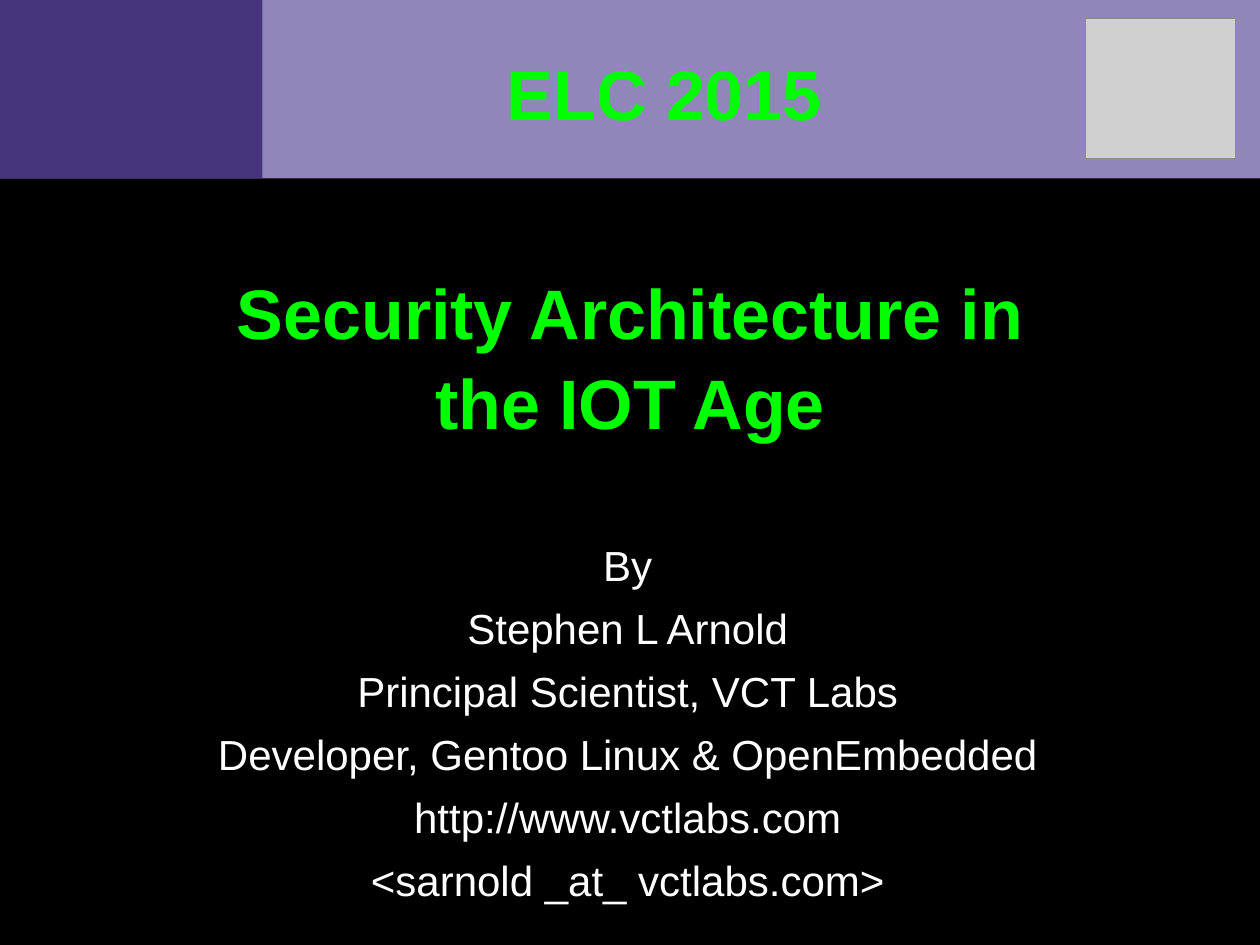
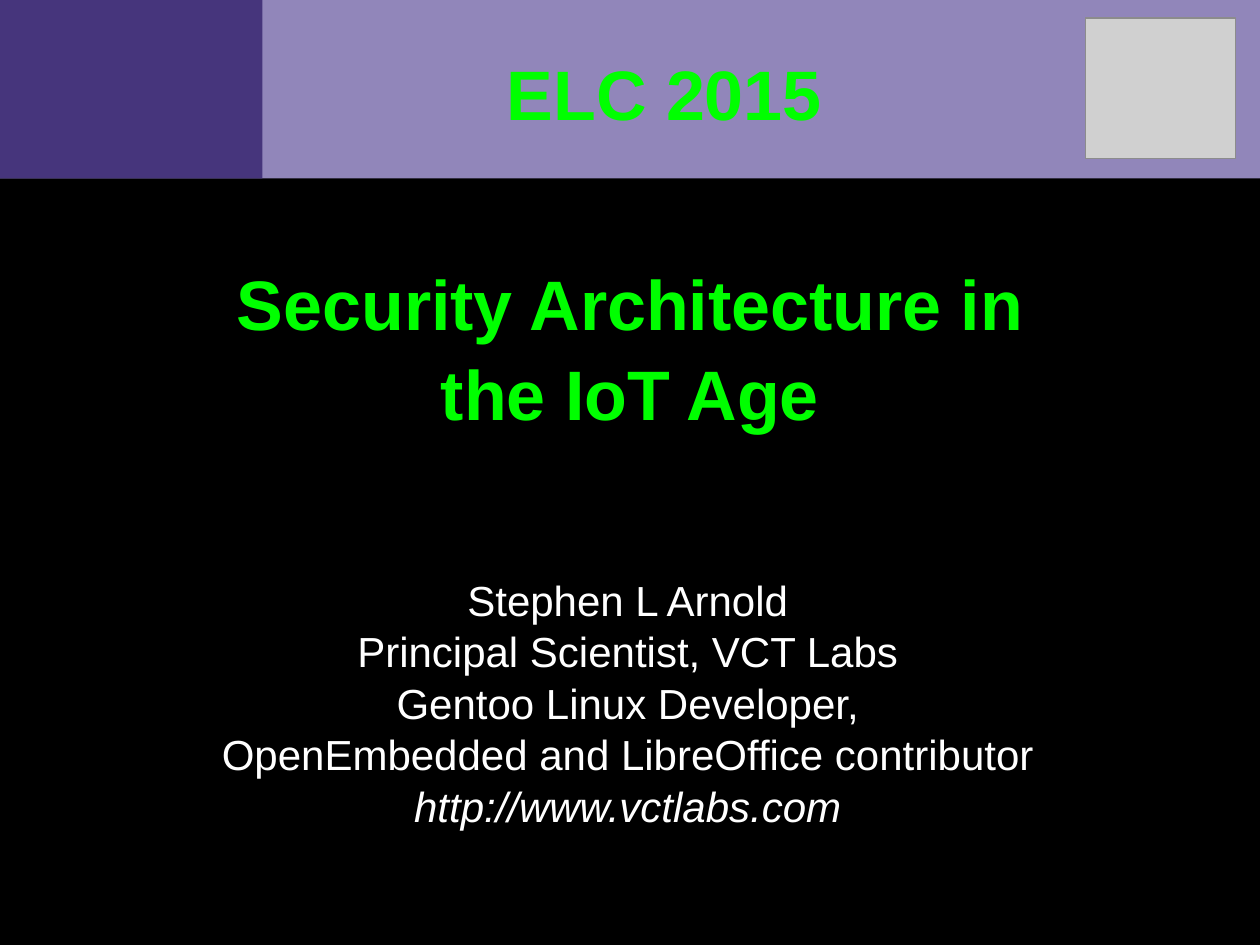
Before and after one commit to VCTLabs/elc2015-presentations, a slide deck: slide 1 of security_IoT/security_assessment_slides.odp. Drawn at 1260x945 pixels with LibreOffice and Linux fonts; fonts in the diff are those of the drawing; grey boxes stand for pictures; background and template pictures are left out. Boxes give left, top, right and bottom in pixels: in the first picture for what was removed or moved away, otherwise in the second. Text is boxed around its words. In the diff, an @@ line names an element or a change of style, - is before the commit and + after.

```diff
--- a/security_IoT/security_assessment_slides.odp
+++ b/security_IoT/security_assessment_slides.odp
@@ title at <box>237,279,1023,433</box>: text changed @@
-Security Architecture in the IOT Age
+Security Architecture in the IoT Age
@@ subtitle at <box>603,552,652,590</box>: paragraph removed @@
-By
@@ subtitle at <box>357,585,898,830</box>: italic on in "http://www.vctlabs.com"; less space between paragraphs @@
@@ subtitle at <box>222,688,1033,779</box>: text changed @@
-Developer, Gentoo Linux & OpenEmbedded
+Gentoo Linux Developer,
+OpenEmbedded and LibreOffice contributor
@@ subtitle at <box>371,865,884,905</box>: paragraph removed @@
-<sarnold _at_ vctlabs.com>
```
Also in this commit, not shown: 12 other slides changed, 1 other file.
